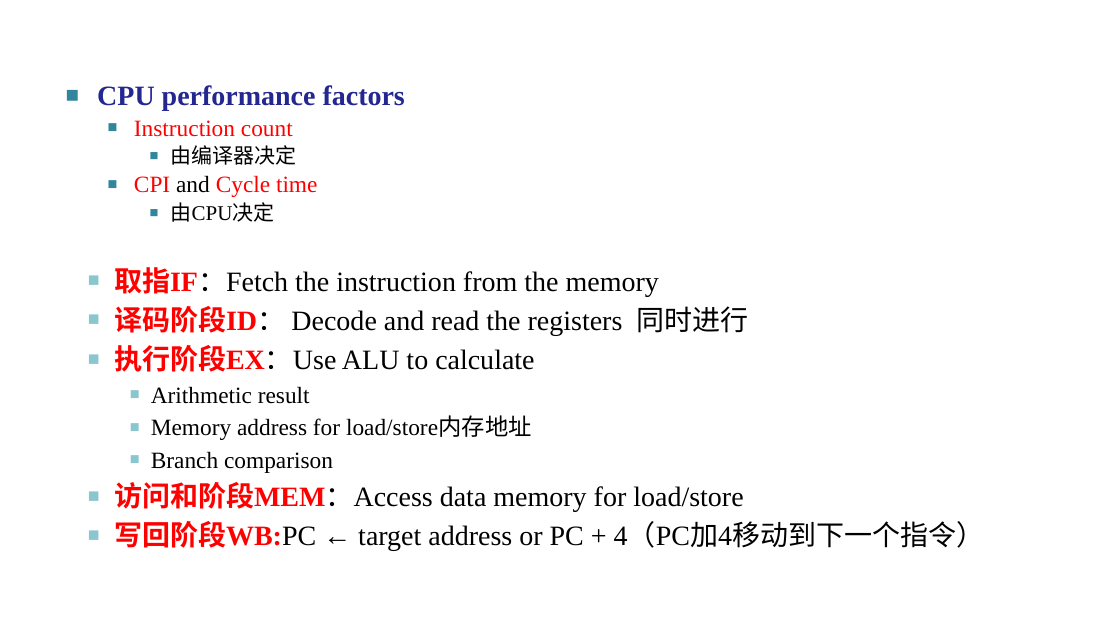
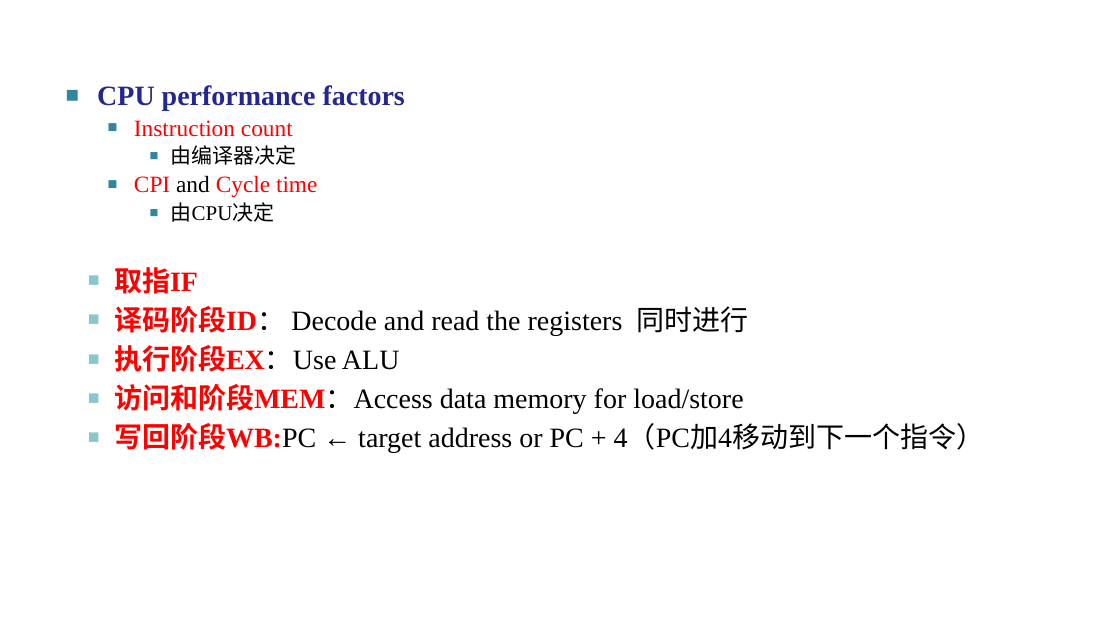
Before and after one commit to weichow23/zju_course, a slide deck: slide 2 of 计算机组成/复习ppt/[x] 4_1 单周期CPU.pptx (slide 3 before the commit). Drawn at 1120x630 pixels with LibreOffice and Linux fonts; fonts in the diff are those of the drawing. Boxes give left, top, right and bottom in pixels: in the first picture for what was removed or moved away, otherwise in the second. Text is boxed around its words. In the diff, an @@ line names an element or a change of style, - is before the commit and + after.

```diff
--- a/计算机组成/复习ppt/[x] 4_1 单周期CPU.pptx
+++ b/计算机组成/复习ppt/[x] 4_1 单周期CPU.pptx
@@ text at box(114, 267, 198, 294): text changed; text colour #000000 to #FF0000; bold on @@
-  ■ 取指IF：Fetch the instruction from the memory
+  ■ 取指IF
@@ text at box(114, 345, 400, 372): text changed; size 20 to 24 pt @@
-  ■ 执行阶段EX：Use ALU to calculate
-    ■ Arithmetic result
-    ■ Memory address for load/store内存地址
-    ■ Branch comparison
+  ■ 执行阶段EX：Use ALU
```
Also in this commit, not shown: 1 other slide changed, 3 slides removed, 9 other files.
